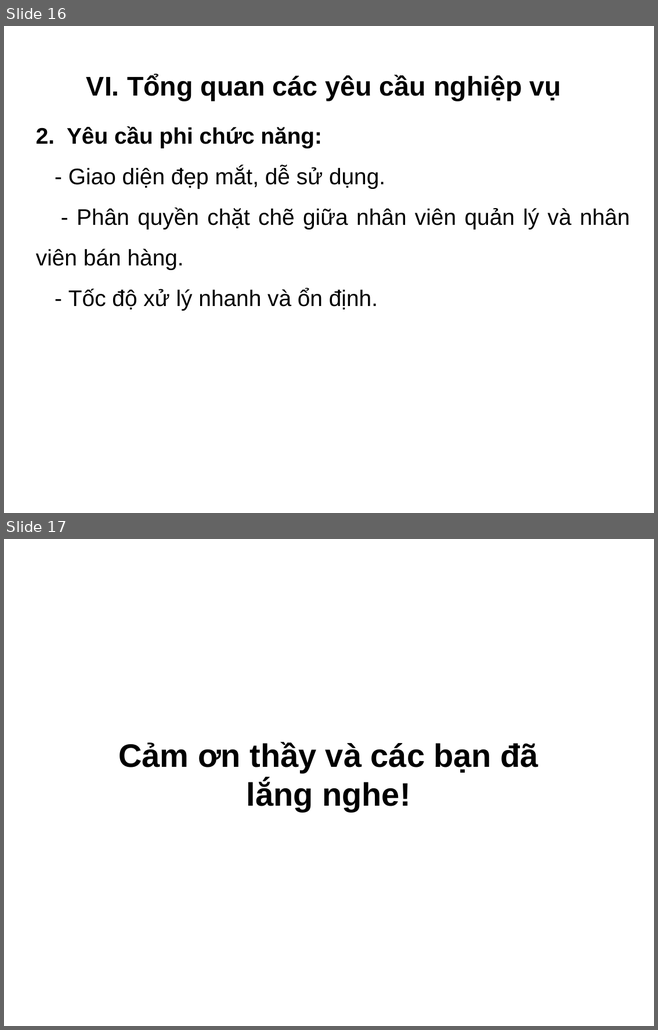
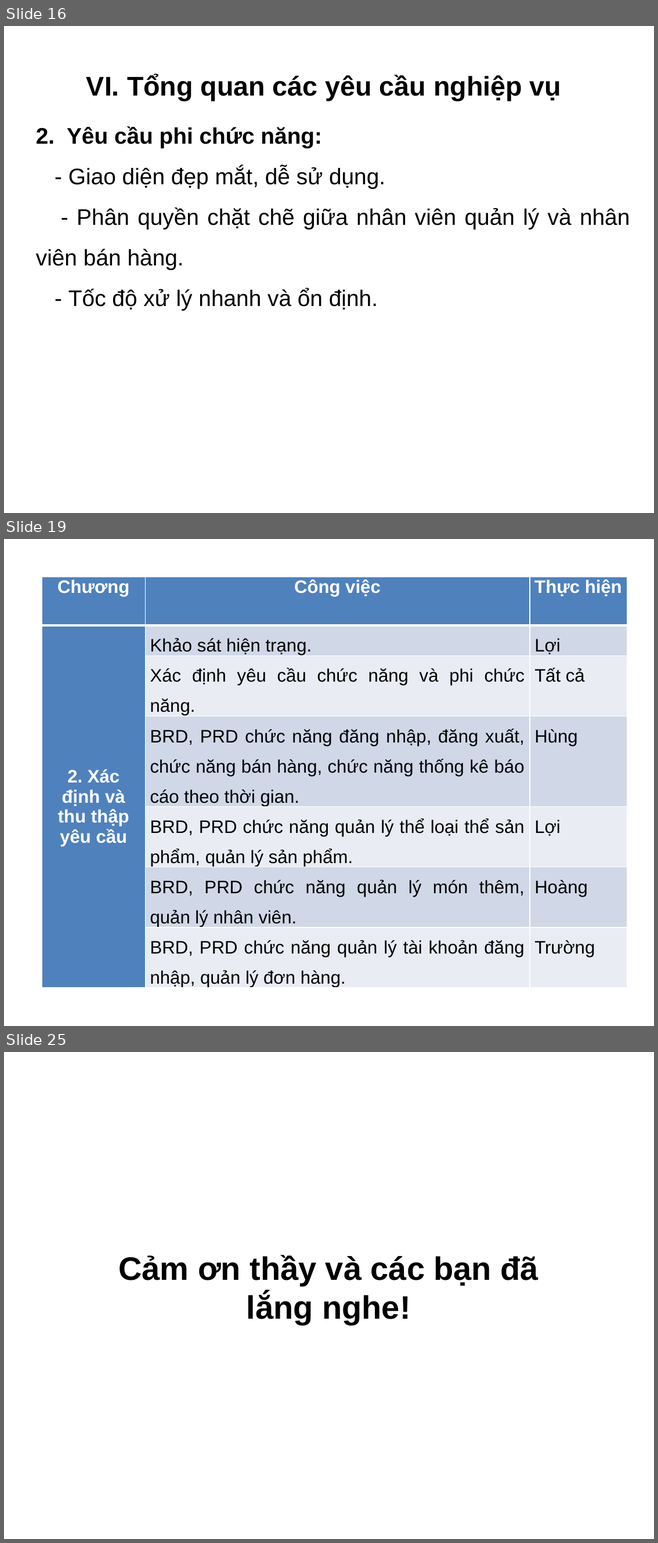
Before and after one commit to hungtadasuke/CoffeShop_SoftwareTechnology, a slide deck: Word_PDF_full/Slide.pptx. Shown one above the other, each under a label of ours: slides 16 and 17 before the commit, slides 16, 19 and 25 after it; the slides between them are not shown. The pictures are 658x1030 and 658x1543 pixels, drawn with LibreOffice and Linux fonts; fonts in the diff are those of the drawing; background and template pictures are left out. Boxes give left, top, right and bottom in pixels: in the first picture for what was removed or moved away, otherwise in the second. Text is boxed around its words. In the diff, an @@ line names an element or a change of style, - is before the commit and + after.

```diff
--- a/Word_PDF_full/Slide.pptx
+++ b/Word_PDF_full/Slide.pptx
@@ slide 19 added at [4,539,654,1026], background picture (left out) @@
@@ table added at [42,577,626,991], 7 rows, 3 columns @@
+Chương | Công việc | Thực hiện
+2. Xác định và thu thập yêu cầu | Khảo sát hiện trạng. | Lợi
+ | Xác định yêu cầu chức năng và phi chức năng. | Tất cả
+ | BRD, PRD chức năng đăng nhập, đăng xuất, chức năng bán hàng, chức năng thống kê báo cáo theo thời gian. | Hùng
+ | BRD, PRD chức năng quản lý thể loại thể sản phẩm, quản lý sản phẩm. | Lợi
+ | BRD, PRD chức năng quản lý món thêm, quản lý nhân viên. | Hoàng
+ | BRD, PRD chức năng quản lý tài khoản đăng nhập, quản lý đơn hàng. | Trường
@@ what was slide 17 is now slide 25 @@
```
Also in this commit, not shown: 7 other slides added, 9 other files.
